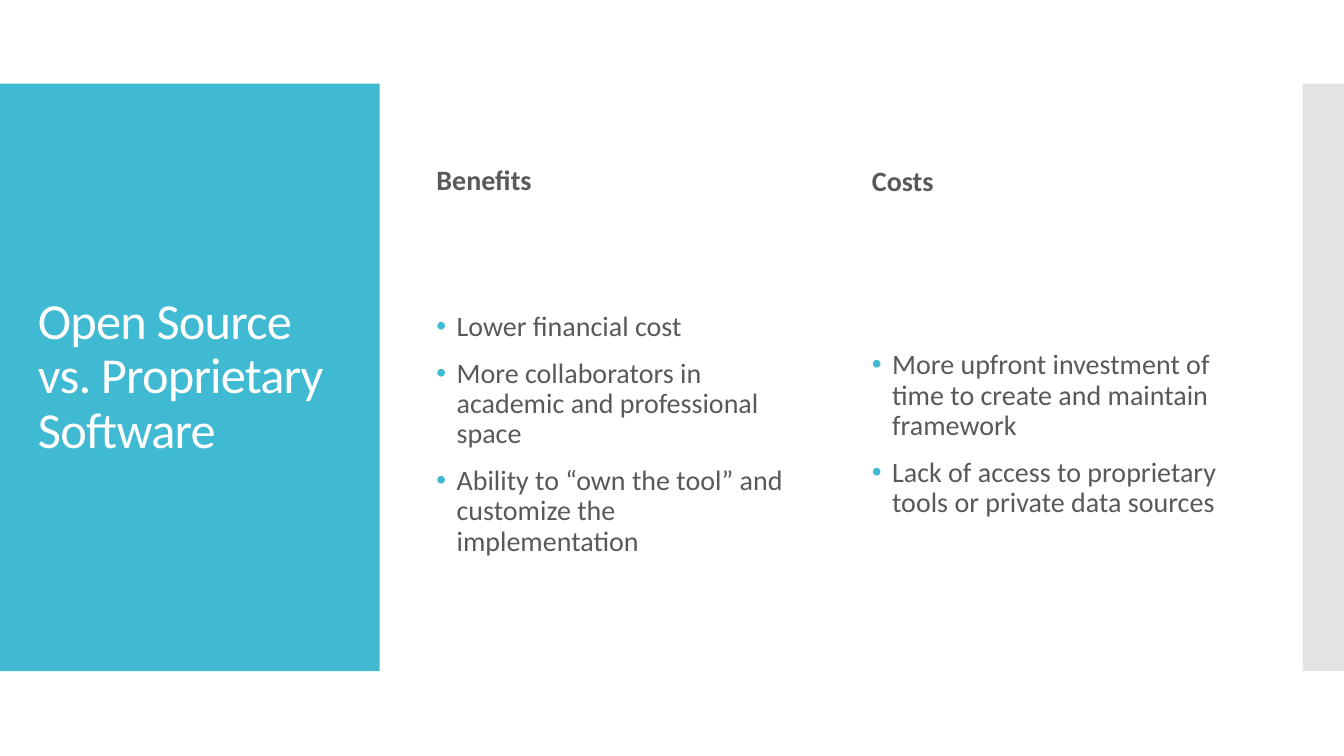
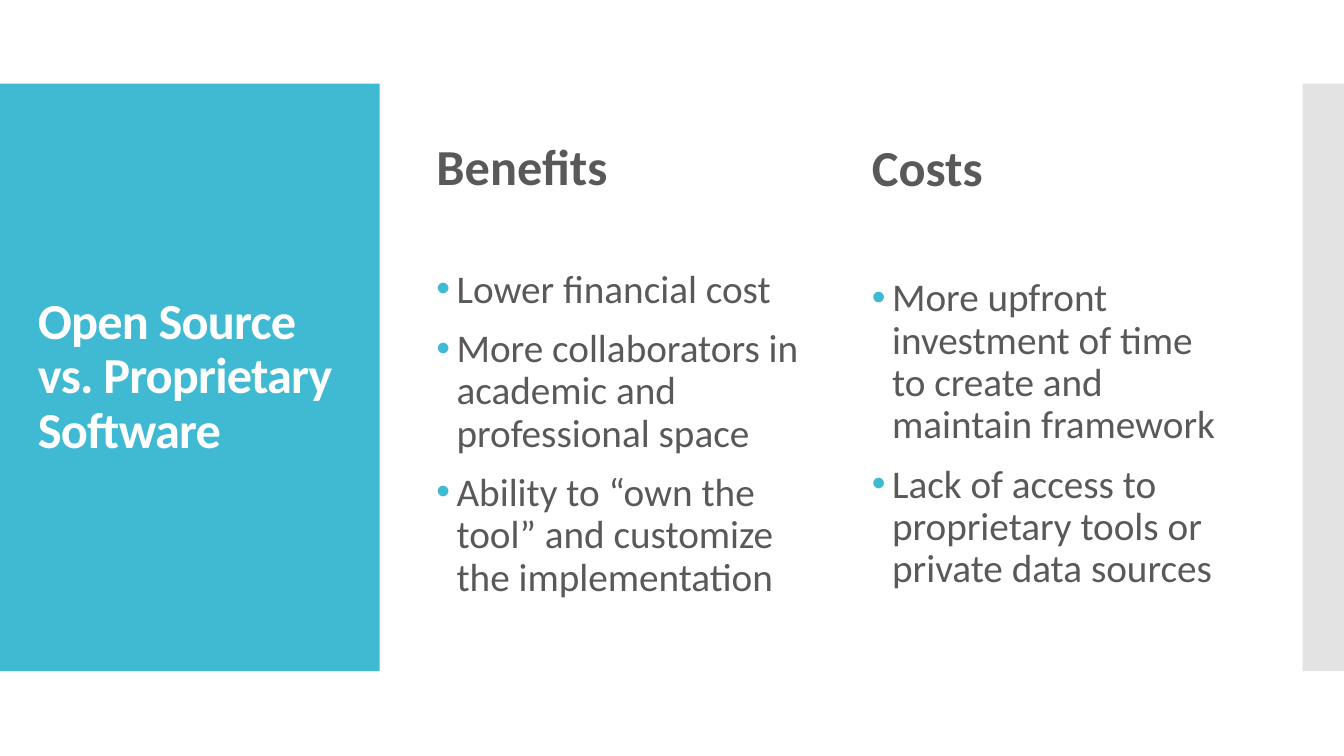
Before and after one commit to jwattier/nycdsa_ccc_nyc, a slide deck: slide 4 of Better Together CCC NYC.pptx. Drawn at 1344x756 pixels with LibreOffice and Linux fonts; fonts in the diff are those of the drawing. Boxes give left, top, right and bottom in pixels: in the first picture for what was removed or moved away, otherwise in the second. Text is boxed around its words. In the diff, an @@ line names an element or a change of style, - is before the commit and + after.

```diff
--- a/Better Together CCC NYC.pptx
+++ b/Better Together CCC NYC.pptx
@@ text "Benefits" at box(436, 149, 607, 186): size 20 to 36 pt @@
@@ text "Costs" at box(872, 153, 983, 187): size 20 to 36 pt @@
@@ title "Open Source vs. Proprietary Software" at box(38, 306, 332, 449): bold on @@
@@ text "Lower financial cost" at box(457, 276, 799, 598): size 20 to 28 pt @@
@@ text "More upfront investment of time ..." at box(892, 284, 1215, 589): size 20 to 28 pt @@
```
Also in this commit, not shown: 7 other slides changed, 2 slides added, 1 slide removed, 4 other files.
